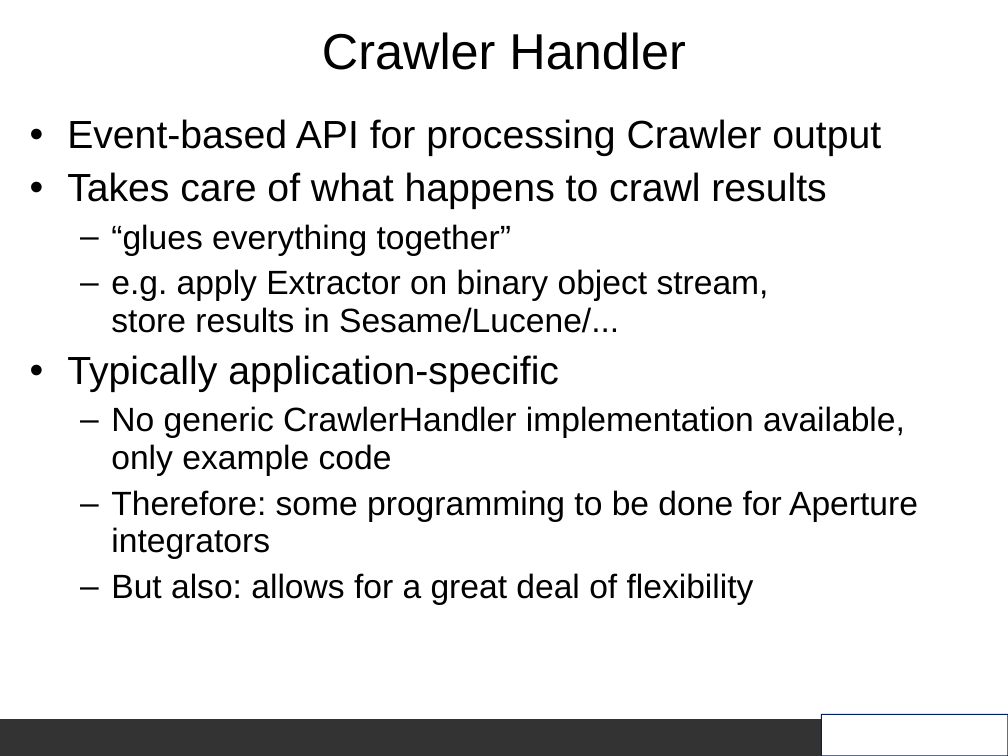
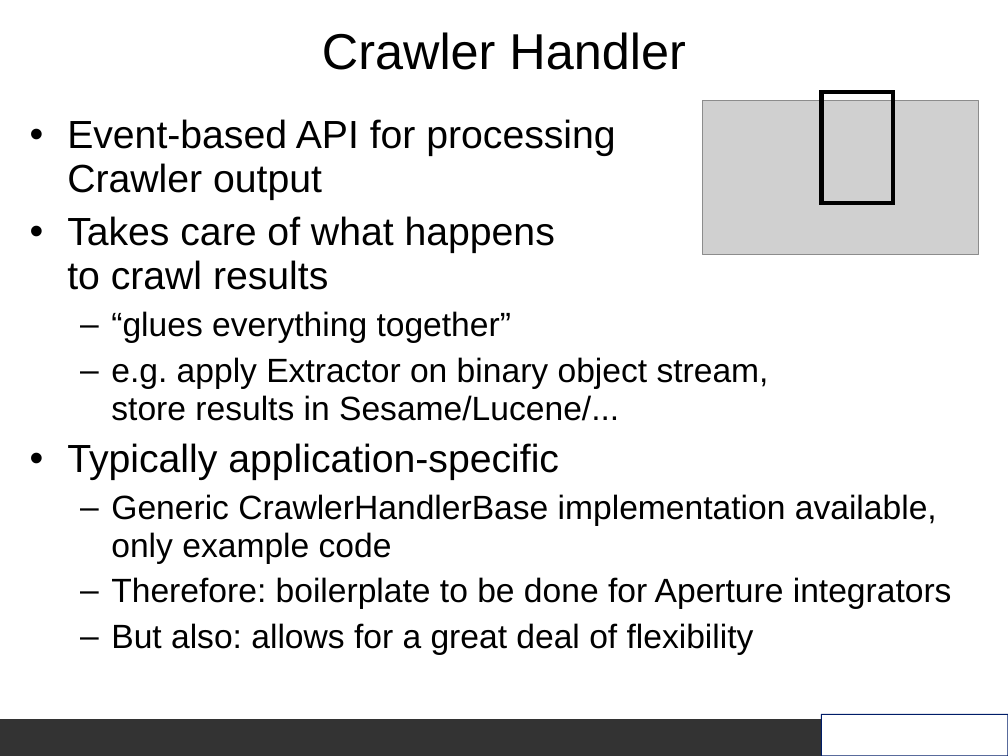
Before and after one commit to aurora/aperture, a slide deck: slide 20 of aperture/doc/Aperture_slides.ppt (slide 19 before the commit). Drawn at 1008x756 pixels with LibreOffice and Linux fonts; fonts in the diff are those of the drawing; grey boxes stand for pictures; background and template pictures are left out. Boxes give left, top, right and bottom in pixels: in the first picture for what was removed or moved away, otherwise in the second. Text is boxed around its words. In the diff, an @@ line names an element or a change of style, - is before the commit and + after.

Commit message:
Aperture_slides.ppt: better slides after DFKI presentation, removed odp version (= its hard to synchronize them, rather have one master copy)

```diff
--- a/aperture/doc/Aperture_slides.ppt
+++ b/aperture/doc/Aperture_slides.ppt
@@ picture added at (703, 100, 979, 255) @@
@@ rectangle added at (822, 92, 893, 203), outline #000000 3 pt @@
@@ text at (111, 494, 952, 609): text changed @@
-  – No generic CrawlerHandler implementation available,
-    only example code
-  – Therefore: some programming to be done for Aperture integrators
+  – Generic CrawlerHandlerBase implementation available,
+    only example code
+  – Therefore: boilerplate to be done for Aperture integrators
```
Also in this commit, not shown: 11 other slides changed, 5 slides added, 1 slide removed, 1 other file.
